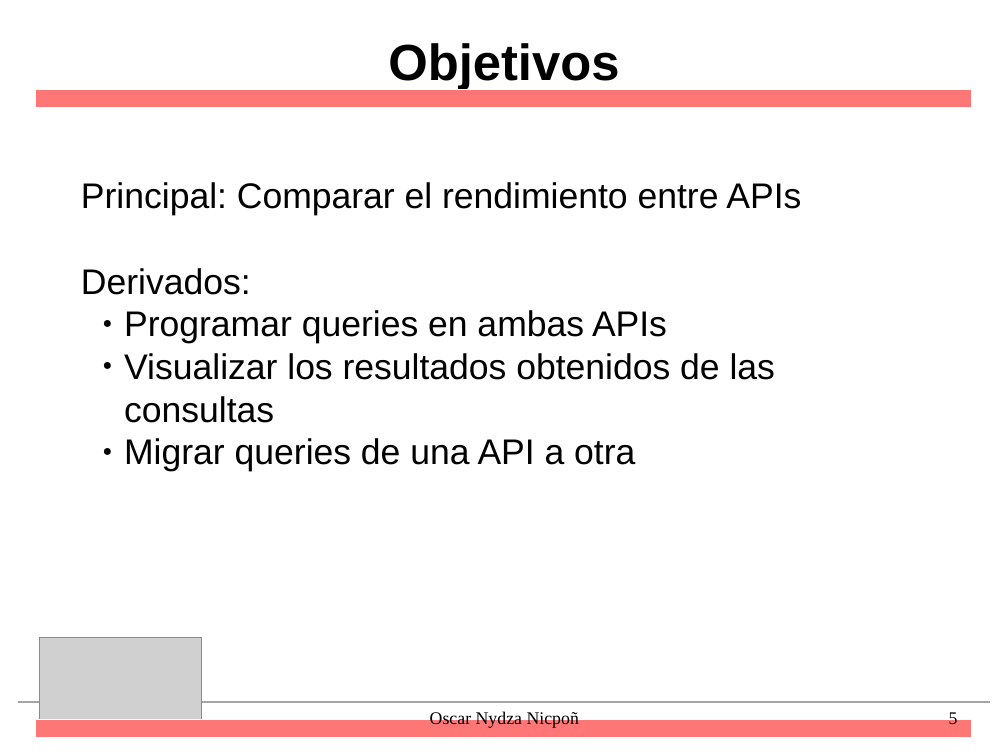
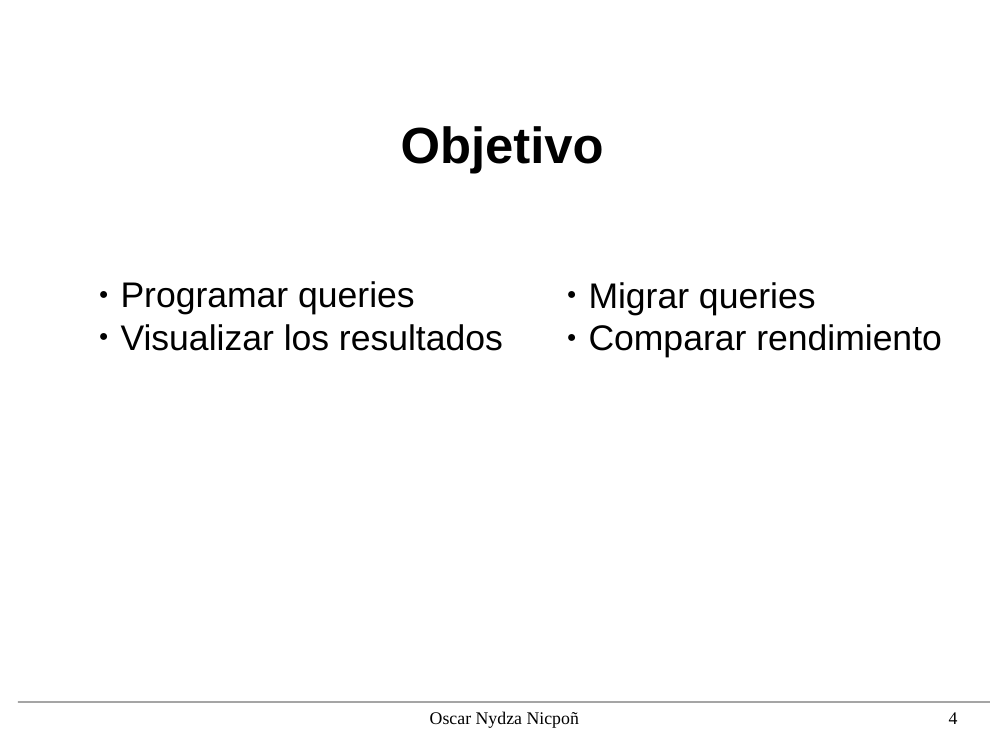
Before and after one commit to nipsn/Spark-TFG, a slide deck: slide 4 of presentacion/diapos.odp (slide 5 before the commit). Drawn at 1008x756 pixels with LibreOffice and Linux fonts; fonts in the diff are those of the drawing; grey boxes stand for pictures; background and template pictures are left out. Boxes give left, top, right and bottom in pixels: in the first picture for what was removed or moved away, otherwise in the second. Text is boxed around its words. In the diff, an @@ line names an element or a change of style, - is before the commit and + after.

```diff
--- a/presentacion/diapos.odp
+++ b/presentacion/diapos.odp
@@ title removed at (x1=388, y1=43, x2=619, y2=89) @@
-Objetivos
@@ rectangle removed at (x1=36, y1=90, x2=972, y2=108) @@
@@ title added at (x1=401, y1=126, x2=604, y2=174), 40 pt, text #000000, bold @@
+Objetivo
@@ text removed at (x1=81, y1=182, x2=801, y2=472) @@
-Principal: Comparar el rendimiento entre APIs
-Derivados:
-  ● Programar queries en ambas APIs
-  ● Visualizar los resultados obtenidos de las consultas
-  ● Migrar queries de una API a otra
@@ text added at (x1=121, y1=281, x2=503, y2=351), 28 pt, text #000000 @@
+● Programar queries
+● Visualizar los resultados
@@ text added at (x1=589, y1=282, x2=942, y2=358), 28 pt, text #000000 @@
+● Migrar queries
+● Comparar rendimiento
@@ picture removed at (x1=39, y1=638, x2=201, y2=731) @@
@@ page number at (x1=949, y1=712, x2=958, y2=724): text changed @@
-5
+4
@@ rectangle removed at (x1=36, y1=720, x2=972, y2=738) @@
```
Also in this commit, not shown: 12 other slides changed, 6 slides added, 6 slides removed, 3 other files.
